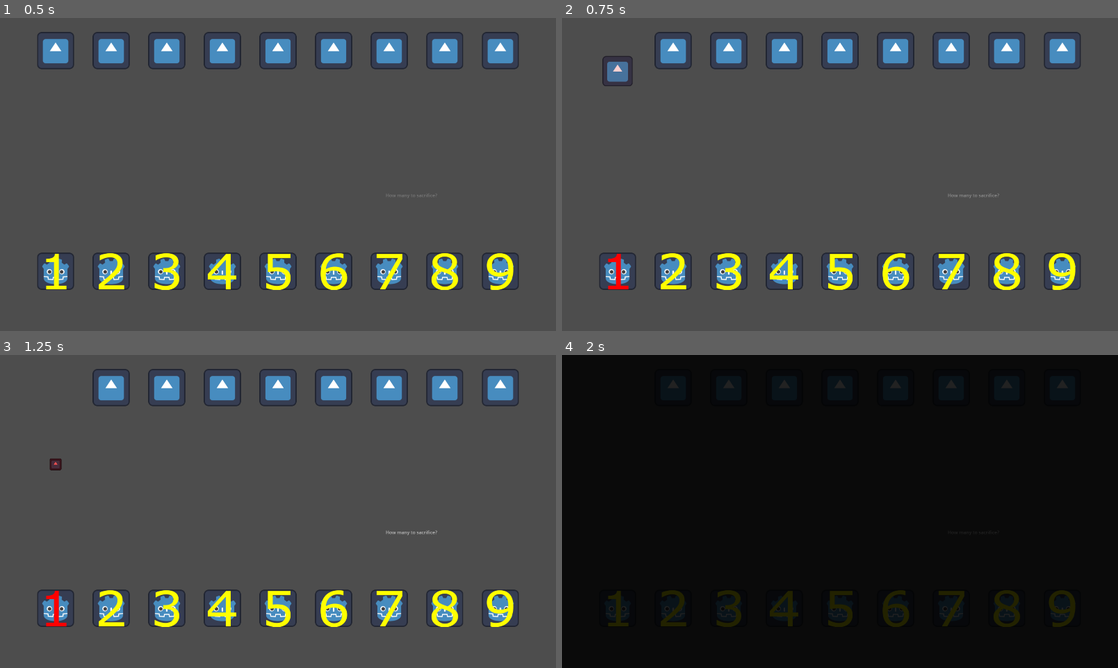
Above: before the commit, frames 1-4 (two rows, left to right).
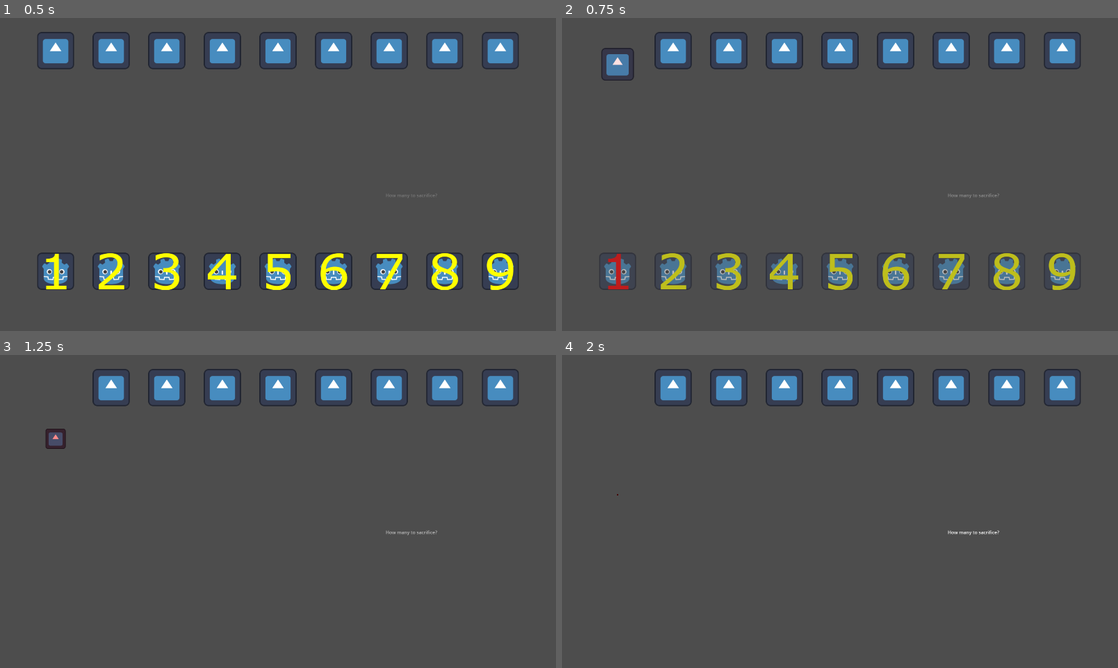
Above: after the commit, the same moments.

Repository: matouseek/game-jam-25
Game: Godot game, scene res://scenes/minigames/sacrifice.tscn
Two runs of this game, one before a commit and one after it. Both use one fixed random seed, a clock stepped at 60 frames per second and the inputs below. The project has no main scene, so this scene is started directly. The engine's default icon, where the game draws it, is replaced by a stand-in: a white triangle on a blue panel in a dark square. Sound files missing from this copy of the repository are replaced by a short silence.
Inputs (mouse positions are in pixels of both pictures, inside the frame that each line leads up to):
- Up to frame 1 (0.5 s): no input
- Up to frame 2 (0.75 s): click (617, 271) at 0.5 s
- Up to frame 3 (1.25 s): no input
- Up to frame 4 (2 s): move the mouse to (962, 495) at 1.27 s; hold W (up) from 1.28 s (still down); tap Space (shoot) at 1.35 s

Frame 1 is identical in both runs. In frame 2, 4.0% of the frame differs, in the area x 7-93%, y 9-87%; in frame 3, 5.0%; in frame 4, 100%, in the area x 0-100%, y 0-100%.

Commit message:
sacrifice travelling back functionality

Diff:
--- a/scripts/sacrifice.gd
+++ b/scripts/sacrifice.gd
@@ -1,19 +1,33 @@
 extends Node2D
 
 var people : Array = []
-const SACRIFICE_TIME : float = 1.0
+const SACRIFICE_TIME : float = 1.5
 const DIALOG_TIME : float = 2
 # Called when the node enters the scene tree for the first time.
 func _ready() -> void:
 	people = $People.get_children()
 	spread_people()
 	$Hud.digit_pressed.connect(sacrifice)
+	if (GM.travelling_back): travel_back()
+	else: first_time()
+
+func first_time():
 	var tween = get_tree().create_tween()
 	tween.tween_property($Natives, "modulate:a", 1, DIALOG_TIME)
 	await  tween.finished
 	tween = get_tree().create_tween()
 	tween.tween_property($Ship, "modulate:a", 1, DIALOG_TIME)
 
+func travel_back():
+	$Hud.current_layout = $Hud.Layout.ZERO
+	$Hud._ready()
+	var tween = get_tree().create_tween()
+	tween.tween_property($Natives, "modulate:a", 1, DIALOG_TIME)
+	$Natives.text = "Again, how many we will sacrifice?"
+	await  tween.finished
+	tween = get_tree().create_tween()
+	tween.tween_property($Ship, "modulate:a", 1, DIALOG_TIME)
+	$Ship.text = "No one, please"
 
 # Called every frame. 'delta' is the elapsed time since the previous frame.
 func spread_people():
@@ -29,13 +43,17 @@
 		sprite.position.y = y
 
 func sacrifice(to_sacrifice : int):
-	var tween
-	for i in range(to_sacrifice):
-		tween = get_tree().create_tween()
-		var sprite = people[i] as Sprite2D
-		tween.tween_property(sprite, "position", Vector2(sprite.position.x, 500), SACRIFICE_TIME)
-		tween.parallel().tween_property(sprite, "modulate", Color.RED, SACRIFICE_TIME)
-		tween.parallel().tween_property(sprite, "scale", Vector2(), SACRIFICE_TIME)
-
-	await tween.finished
+	if to_sacrifice >= 1:
+		var tween
+		$Hud.process_mode = Node.PROCESS_MODE_DISABLED
+		var hud_tween = get_tree().create_tween()
+		hud_tween.tween_property($Hud, "modulate:a", 0, 0.5)
+		hud_tween.tween_callback(func(): $Hud.visible = false)
+		for i in range(to_sacrifice):
+			tween = get_tree().create_tween()
+			var sprite = people[i] as Sprite2D
+			tween.tween_property(sprite, "position", Vector2(sprite.position.x, 500), SACRIFICE_TIME)
+			tween.parallel().tween_property(sprite, "modulate", Color.RED, SACRIFICE_TIME)
+			tween.parallel().tween_property(sprite, "scale", Vector2(), SACRIFICE_TIME)
+		await tween.finished
 	GM.level_completed.emit()
